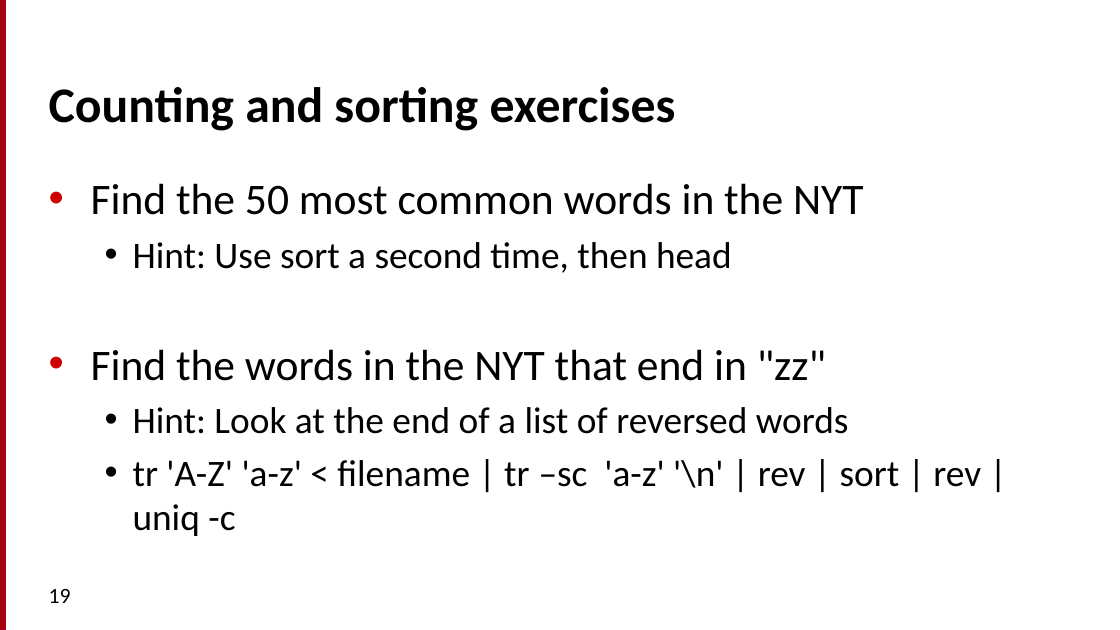
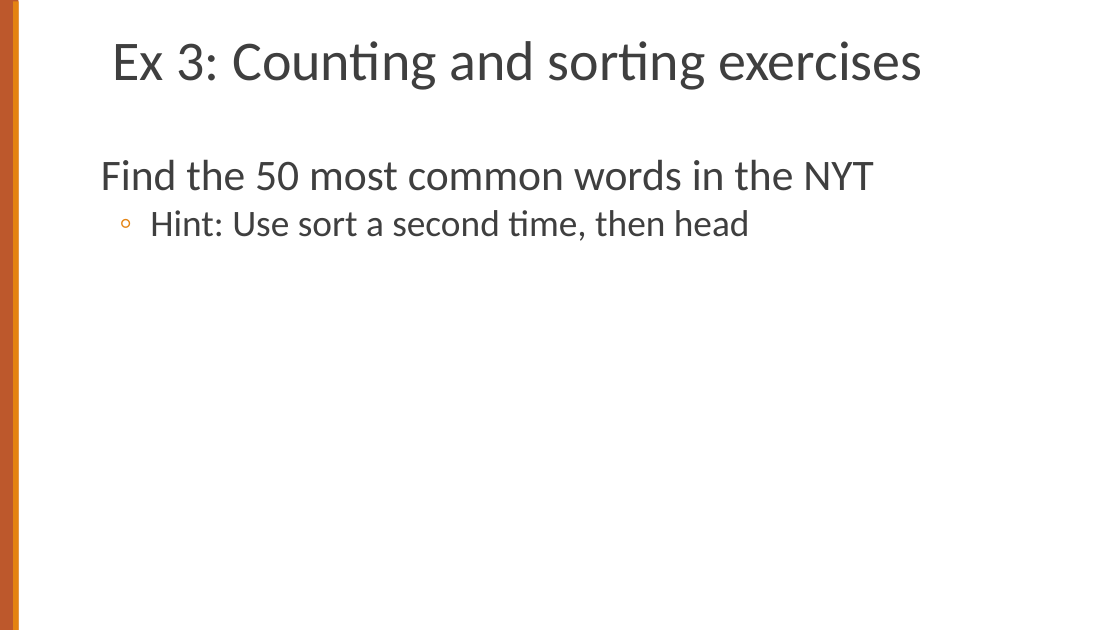
Before and after one commit to cs124/labs, a slide deck: slide 15 of Lab1_UnixForPoets.pptx (slide 19 before the commit). Drawn at 1120x630 pixels with LibreOffice and Linux fonts; fonts in the diff are those of the drawing. Boxes give left, top, right and bottom in pixels: in the first picture for what was removed or moved away, otherwise in the second. Text is boxed around its words. In the diff, an @@ line names an element or a change of style, - is before the commit and + after.

```diff
--- a/Lab1_UnixForPoets.pptx
+++ b/Lab1_UnixForPoets.pptx
@@ rectangle at [0,0,19,630]: fill #A40508 to #BD582C; outline #A4001D 0.75 pt to none; rotation 90 to 270 degrees @@
@@ rectangle added at [13,1,19,630], fill #E48312 @@
@@ title at [112,41,922,90]: text changed; size 32 to 36 pt; text colour #000000 to #3F3F3F; bold off @@
-Counting and sorting exercises
+Ex 3: Counting and sorting exercises
@@ text "Find the 50 most common ...": place and size @@
-text "Find the 50 most common ..." at [91,183,981,536]
+text "Find the 50 most common ..." at [101,159,873,241]
@@ text "Find the 50 most common ..." at [101,159,873,241]: text colour #000000 to #3F3F3F; bullet • to none; line spacing 1 to 0.9; less space between paragraphs; bullet • to ◦; bullet colour #000000 to #E48312 @@
@@ text at [91,349,981,536]: paragraphs removed @@
-• Find the words in the NYT that end in "zz"
-  • Hint: Look at the end of a list of reversed words
-  • tr 'A-Z' 'a-z' < filename | tr –sc 'a-z' '\n' | rev | sort | rev | uniq -c
@@ page number removed at [49,589,71,603] @@
-19
```
Also in this commit, not shown: 24 other slides changed, 12 slides added, 14 slides removed, 1 other file.
